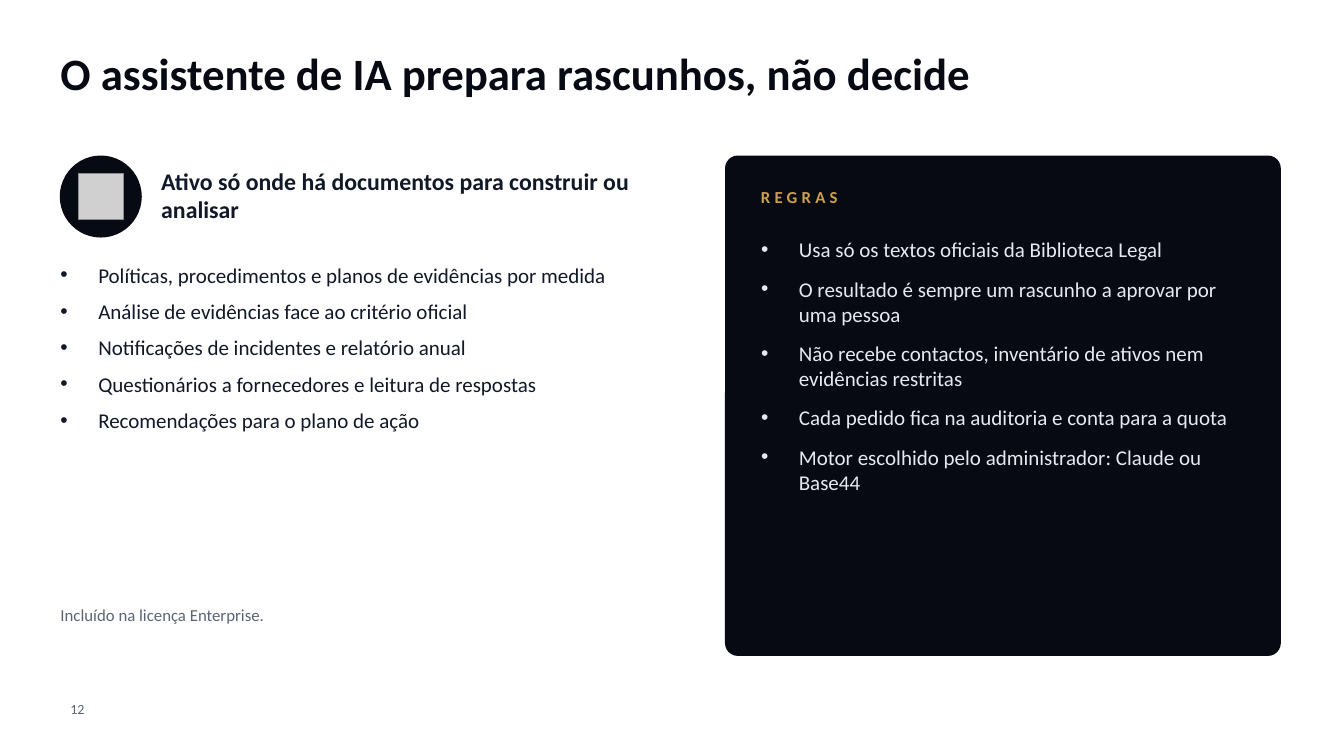
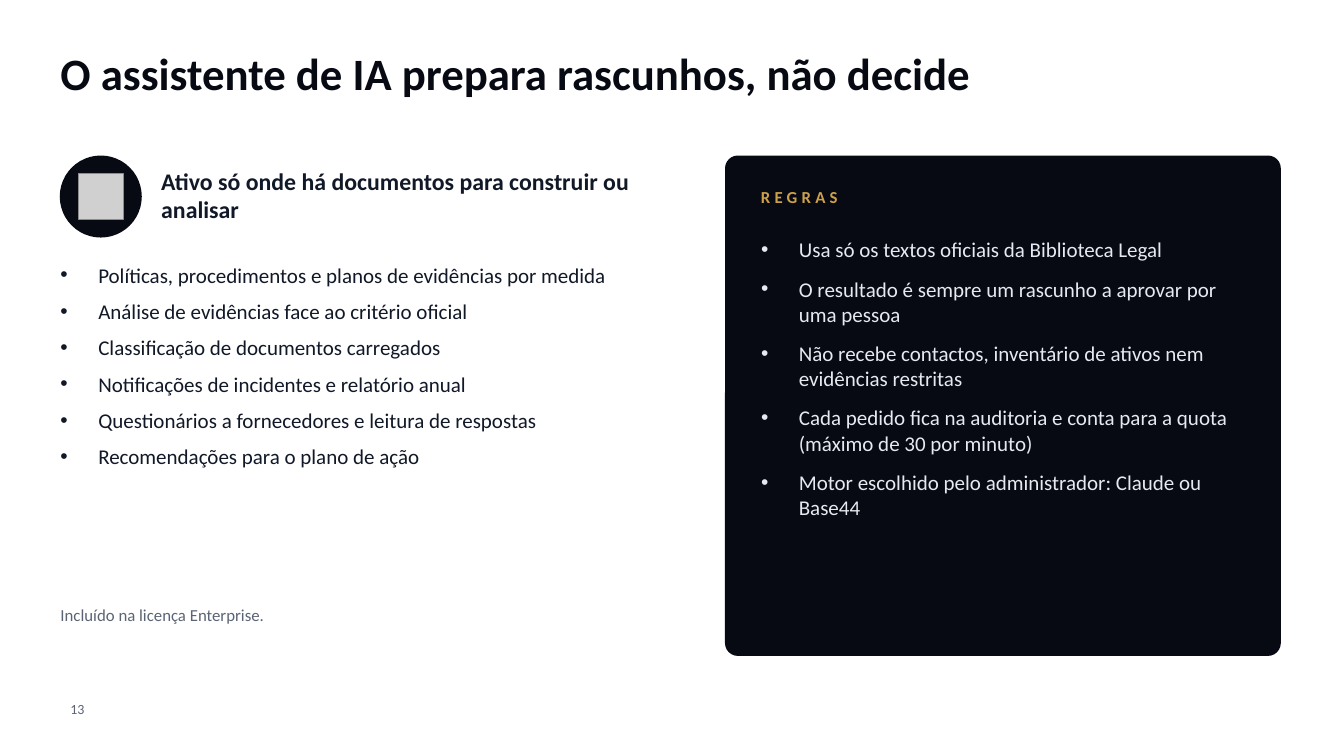
Before and after one commit to dbastoscarvalho23/Securematurity, a slide deck: slide 13 of docs/onboarding/AnkoraOne-Apresentacao-Onboarding.pptx (slide 12 before the commit). Drawn at 1344x756 pixels with LibreOffice and Linux fonts; fonts in the diff are those of the drawing; grey boxes stand for pictures; background and template pictures are left out. Boxes give left, top, right and bottom in pixels: in the first picture for what was removed or moved away, otherwise in the second. Text is boxed around its words. In the diff, an @@ line names an element or a change of style, - is before the commit and + after.

```diff
--- a/docs/onboarding/AnkoraOne-Apresentacao-Onboarding.pptx
+++ b/docs/onboarding/AnkoraOne-Apresentacao-Onboarding.pptx
@@ text at [98,340,440,359]: paragraph added @@
+• Classificação de documentos carregados
@@ text at [799,410,1227,455]: text changed @@
-• Cada pedido fica na auditoria e conta para a quota
+• Cada pedido fica na auditoria e conta para a quota (máximo de 30 por minuto)
@@ page number at [70,705,84,714]: text changed @@
-12
+13
```
Also in this commit, not shown: 7 other slides changed, 2 slides added, 12 other files.
